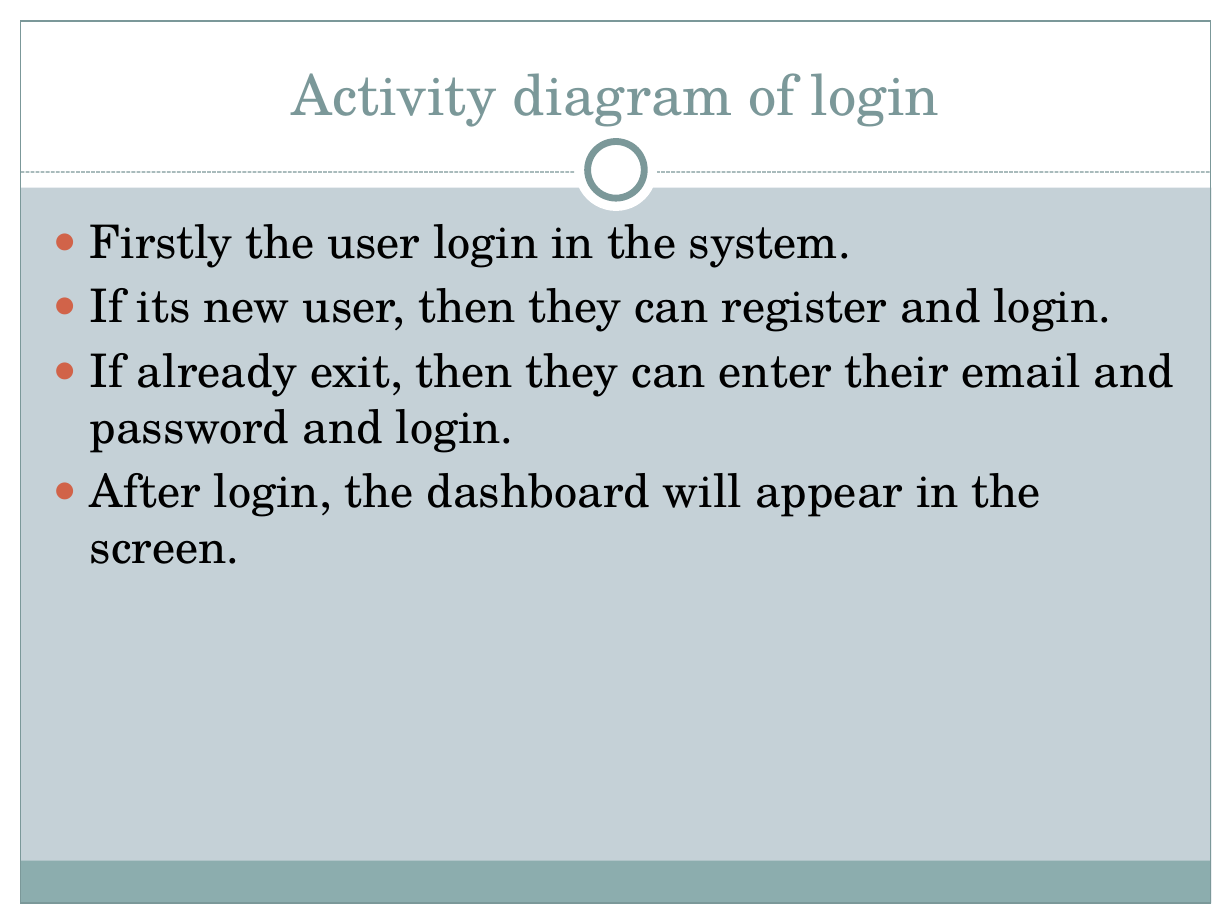
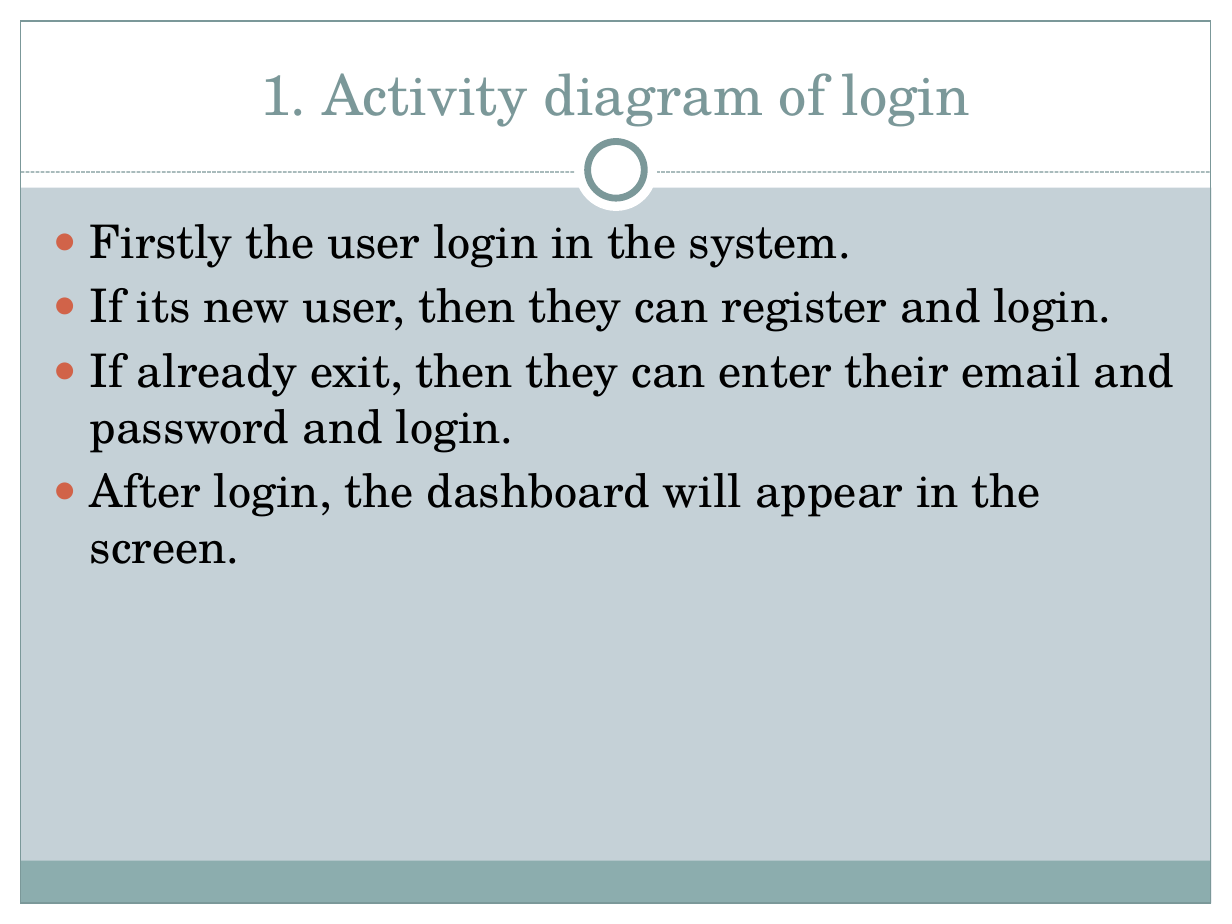
Before and after one commit to mandiratamang/SMS, a slide deck: slide 35 of implementation/pp of sms.pptx. Drawn at 1232x924 pixels with LibreOffice and Linux fonts; fonts in the diff are those of the drawing. Boxes give left, top, right and bottom in pixels: in the first picture for what was removed or moved away, otherwise in the second. Text is boxed around its words. In the diff, an @@ line names an element or a change of style, - is before the commit and + after.

```diff
--- a/implementation/pp of sms.pptx
+++ b/implementation/pp of sms.pptx
@@ title at (261,73,971,127): text changed @@
-Activity diagram of login
+1. Activity diagram of login
```
Also in this commit, not shown: 17 other slides changed, 12 slides added, 12 slides removed, 8 other files.
